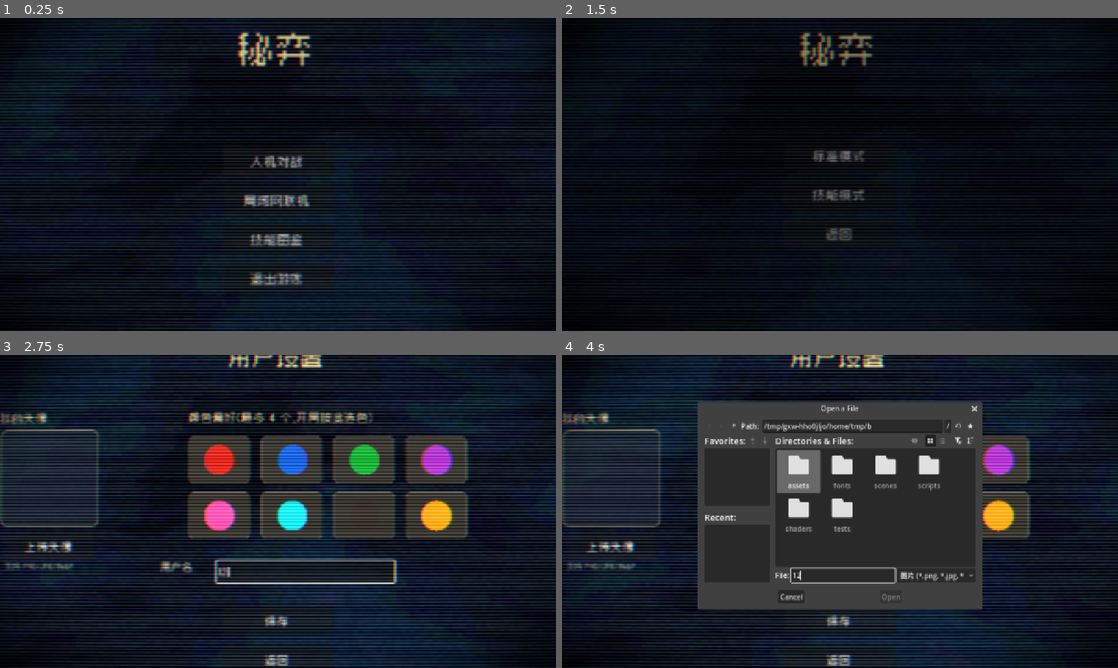
Above: before the commit, frames 1-4 (two rows, left to right).
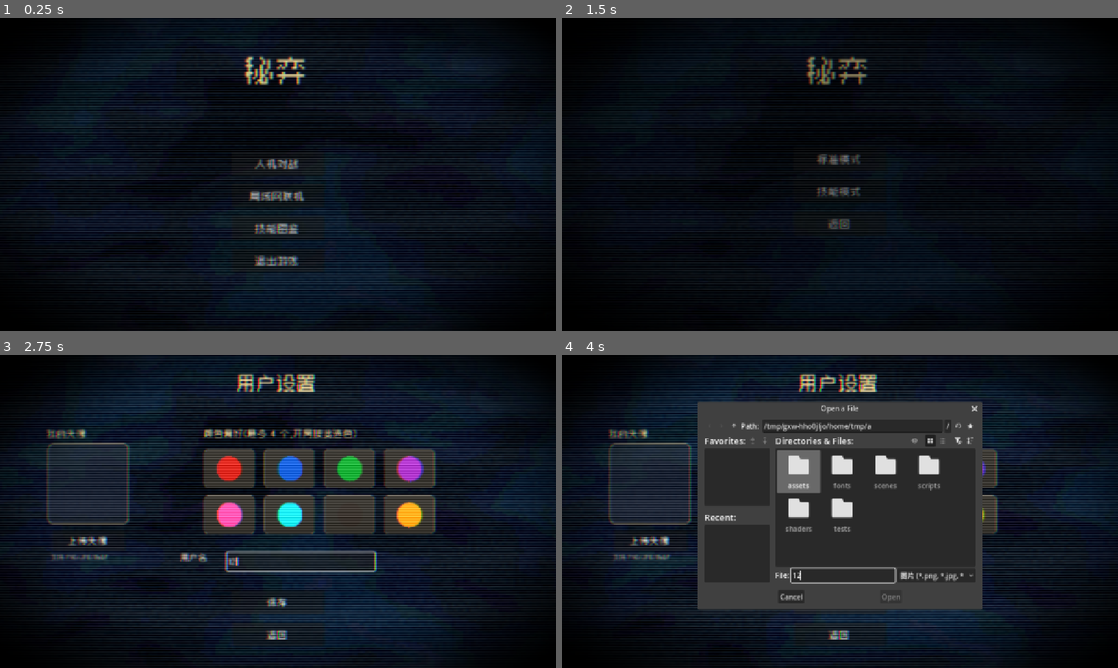
Above: after the commit, the same moments.

Repository: Lurongshika/ChessGame
Game: Godot game, scene res://scenes/main.tscn
Two runs of this game, one before a commit and one after it. Both use one fixed random seed, a clock stepped at 60 frames per second and the inputs below.
Inputs (mouse positions are in pixels of both pictures, inside the frame that each line leads up to):
- Up to frame 1 (0.25 s): no input
- Up to frame 2 (1.5 s): click "人机对战" at 0.5 s; click (1101, 312) at 1.27 s
- Up to frame 3 (2.75 s): click (300, 558) at 2.02 s; type "12" at 2.1 s
- Up to frame 4 (4 s): click "上传头像" at 2.75 s; click (845, 574) at 3.52 s; type "12" at 3.6 s

The runs differ from the first frame. In frame 1, 30% of the frame differs, in the area x 0-100%, y 0-100%; in frame 2, 5.9%; in frame 3, 49%; in frame 4, 29%.

Commit message:
修复CRT弯曲导致UI扩张(缩放0.94曲率12)

Diff:
--- a/shaders/crt.gdshader
+++ b/shaders/crt.gdshader
@@ -5,7 +5,7 @@
 uniform sampler2D screen_texture : hint_screen_texture, filter_linear;
 
 uniform float scan_intensity : hint_range(0.0, 0.3) = 0.08;
-uniform float curve_val : hint_range(1.0, 20.0) = 10.0;
+uniform float curve_val : hint_range(1.0, 20.0) = 12.0;
 uniform float aberration : hint_range(0.0, 0.01) = 0.0012;
 uniform float blur_size : hint_range(0.0, 0.01) = 0.0015;
 uniform float brightness : hint_range(0.8, 1.6) = 1.15;
@@ -15,7 +15,7 @@
 	uv = (uv - 0.5) * 2.0;
 	vec2 offset = abs(uv.yx) / vec2(max(curve_val, 1.0), max(curve_val, 1.0));
 	uv = uv + uv * offset * offset;
-	uv = uv * 0.78;  // 整体向内压缩,避免边缘超出屏幕
+	uv = uv * 0.94;  // 轻微向内收,保证画面完整不超屏
 	uv = (uv / 2.0) + 0.5;
 	return uv;
 }
